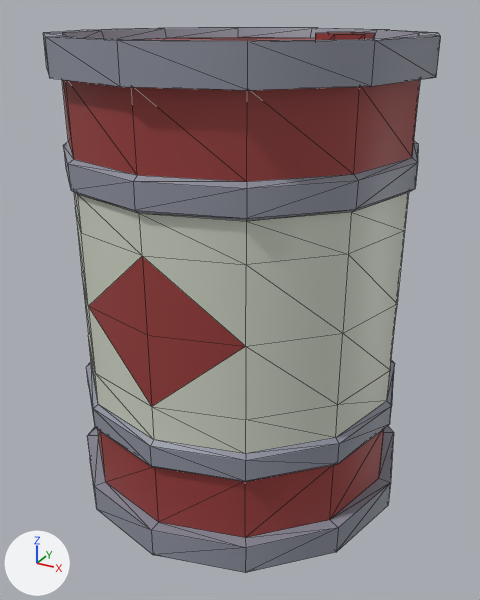
Two versions of the glTF model client/public/assets/fps/prop-explodingbarrel.glb, one commit apart.
Camera for both pictures: a 50 mm camera at (0.685, -1.252, 1.067) aimed at (0.01, -0.024, 0.454). Arrows for +X, +Y and +Z are at lower left; the lights stay in place. The first picture is the older version. Mesh edges are drawn as thin lines. Vertices at exactly the same position are counted once.

The first picture shows 'ExplodingBarrel'.
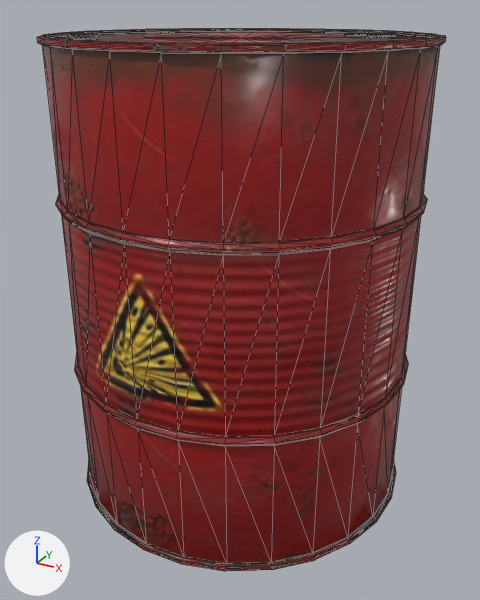
What differs and where, as boxes (x1, y1, x2, y2) in the pictures (480 x 600 px):
'ExplodingBarrel', reshaped, rescaled, recoloured
    before: (43, 27, 441, 573)
    after: (37, 29, 446, 571)
part 1 of me_cylinder_003, rebuilt
    before: (43, 27, 441, 573)
    after: (37, 29, 446, 571)
part 2 of me_cylinder_003, added
    after: (70, 33, 98, 40)
part 3 of me_cylinder_003, deleted (red)
    before: (315, 32, 375, 40)

What the commit changed:
Picture 'Barrel_01_explosive_diff' (img_barrel_01_explosive_diff) is new.
Picture 'Barrel_01_explosive_metallic-Barrel_01_explosive_roughness' (img_barrel_01_explosive_metallic_barrel_01_explosive_roughness) is new.
Picture 'Barrel_01_explosive_nor_gl' (img_barrel_01_explosive_nor_gl) is new.
Material 'Barrel_01' (mat_barrel_01) is new.
Uses the picture img_barrel_01_explosive_diff.
Uses the picture img_barrel_01_explosive_metallic_barrel_01_explosive_roughness.
Uses the picture img_barrel_01_explosive_nor_gl.
me_cylinder_003 is used by ob_explodingbarrel; location (0.0, 0.0, 0.512); scale (0.512, 0.512, 0.512).
me_cylinder_003 had 264 vertices, 516 faces and spanned x -0.77..0.77, y -0.77..0.77, z -1.0..1.0.
me_cylinder_003 no longer uses material mat_red (red #9b3e3c).
me_cylinder_003 no longer uses material mat_grey (grey #8f92a0).
me_cylinder_003 no longer uses material mat_white (light grey #d2d6c8).
me_cylinder_003 now has 1363 vertices, 2682 faces and spans x -0.64..0.64, y -0.64..0.64, z -1.0..1.0.
me_cylinder_003 part 1: the loose piece of 252 vertices spanning x -0.77..0.77, y -0.77..0.77, z -1.0..1.0 is rebuilt with 1181 vertices and now spans x -0.64..0.64, y -0.64..0.64, z -1.0..0.99, in mat_barrel_01.
me_cylinder_003 part 2: a new loose piece of 127 vertices spanning x -0.4..-0.31, y -0.4..-0.31, z 0.98..1.0, in mat_barrel_01.
me_cylinder_003 part 3: the loose piece of 12 vertices spanning x 0.32..0.51, y -0.09..0.12, z 0.91..1.0 is deleted.
Other edits to the shape of me_cylinder_003 do not show in these pictures.
me_cylinder_003 gains material mat_barrel_01.
Object 'ExplodingBarrel' (ob_explodingbarrel) is rescaled from (0.512, 0.512, 0.512) to (0.613, 0.613, 0.512).
